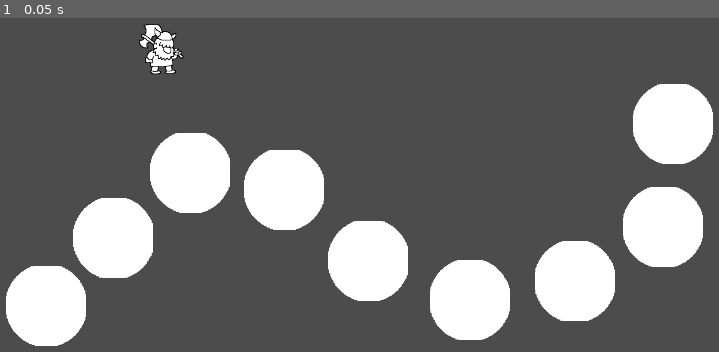
Above: before the commit, frame 1.
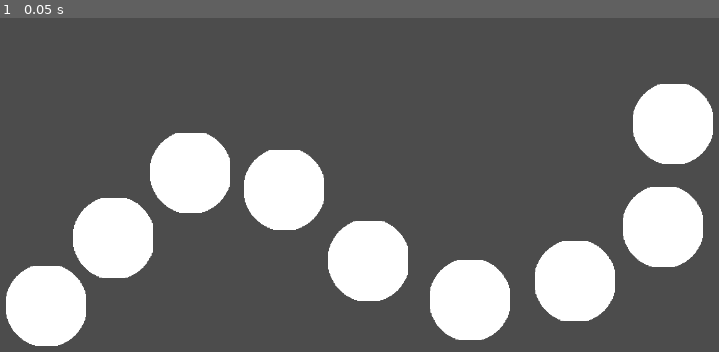
Above: after the commit, the same moment.

Repository: CycloPiStudio/juego_tablero
Game: Godot game, scene res://tablero/Tablero.tscn
Two runs of this game, one before a commit and one after it. Both use one fixed random seed, a clock stepped at 60 frames per second and the inputs below. This scene is started directly instead of the project's main scene.
Inputs:
- Up to frame 1 (0.05 s): no input

The runs differ from the first frame. In frame 1, 0.5% of the frame differs, in the area x 19-26%, y 1-17%.

Commit message:
Add files via upload

Diff:
--- /dev/null
+++ b/juego_multijugador_tablero/ProyectoCliente/tablero/Tablero.gd
@@ -0,0 +1,33 @@
+extends Control
+
+
+# Declare member variables here. Examples:
+# var a = 2
+# var b = "text"
+onready var escena_jugador = preload("res://jugadores/Jugador.tscn")
+onready var camino_juego = get_node("Camino")
+# Called when the node enters the scene tree for the first time.
+func _ready():
+	meter_jugadores() # Replace with function body.
+
+func meter_jugadores():
+	var salida = camino_juego.get_child(0).get_position()
+	var colores = ["1d30cc", "e11717", "4ce820", "e8ef0e", "e915e6", "e8a413", "ffffff"]
+	var num = 0
+	for i in ServerM.jugadores_ips:
+		var nuevo_jugador = escena_jugador.instance()# Create a new Sprite.
+		add_child(nuevo_jugador)
+		nuevo_jugador.set_name("jugador" + str(num))
+		nuevo_jugador.get_child(0).modulate = Color("#" + colores[num])
+		nuevo_jugador.set_position(salida + Vector2(num*80 , 0 )) # Add it as a child of this node.
+		num +=1
+# Called every frame. 'delta' is the elapsed time since the previous frame.
+#func _process(delta):
+#	pass
+#rojo e11717
+#verde 4ce820
+#amarllo e8ef0e
+#azul 1d30cc
+#rosa e915e6
+#naranja e8a413
+#blanco ffffff
--- a/juego_multijugador_tablero/ProyectoCliente/tablero/Tablero.tscn
+++ b/juego_multijugador_tablero/ProyectoCliente/tablero/Tablero.tscn
@@ -1,15 +1,12 @@
 [gd_scene load_steps=3 format=2]
 
-[ext_resource path="res://jugadores/Jugador.tscn" type="PackedScene" id=1]
+[ext_resource path="res://tablero/Tablero.gd" type="Script" id=1]
 [ext_resource path="res://tablero/camino/Camino.tscn" type="PackedScene" id=2]
 
 [node name="Tablero" type="Control"]
+script = ExtResource( 1 )
 __meta__ = {
 "_edit_use_anchors_": false
 }
 
-[node name="Jugador" parent="." instance=ExtResource( 1 )]
-position = Vector2( 314, 187 )
-scale = Vector2( 0.49917, 0.49917 )
-
 [node name="Camino" parent="." instance=ExtResource( 2 )]
